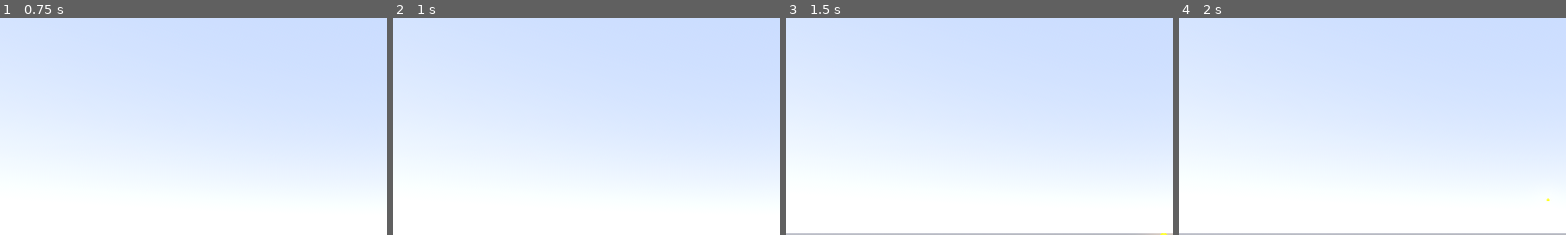
Above: before the commit, frames 1-4 (left to right).
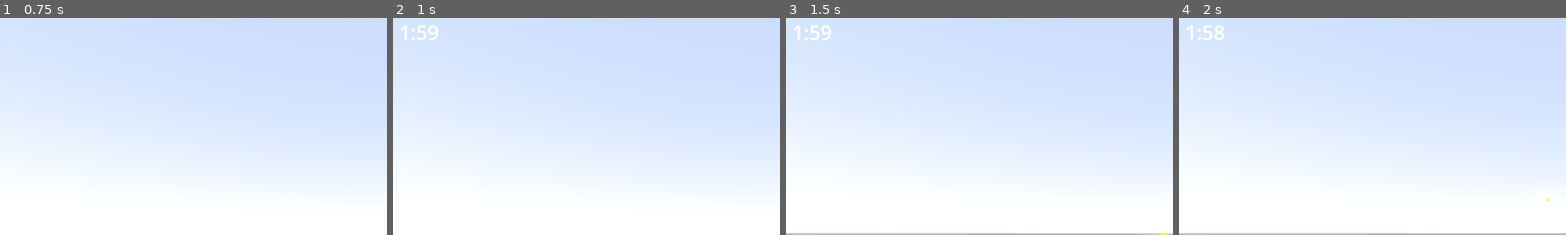
Above: after the commit, the same moments.

Repository: EdBarrancos/Minihit-Xjam23
Game: Godot game, scene res://Game/Scenes/game.tscn
The game is run twice, just before and just after one commit, with the same random seed, the same clock (stepped at 60 frames per second) and the same inputs.
Inputs (mouse positions are % of the whole screen's width and height, from its top left):
- Up to frame 1 (0.75 s): tap Enter at 0.5 s; move the mouse to (55, 50) at 0.52 s; press the mouse at (55, 50) at 0.53 s; hold Up (UP) from 0.53 s (still down)
- Up to frame 2 (1 s): keep holding Up (UP); tap Space (JUMP) at 0.77 s
- Up to frame 3 (1.5 s): keep holding Up (UP); move the mouse to (45, 50) at 1.27 s; release the mouse at (45, 50) at 1.28 s; click (45, 50) at 1.35 s
- Up to frame 4 (2 s): keep holding Up (UP); tap Space (JUMP) at 1.52 s
The pictures show only the part of the screen within x 1-50%, y 0-50%; the shares and areas given below are measured in that part.

Frame 1 is identical in both runs. In frame 2, 0.2% of the frame differs, in the area x 2-12%, y 3-11%; in frame 3, 0.2%; in frame 4, 0.2%.

Commit message:
feat: Add timer to game
Right now it only exits the game

Diff:
--- a/project/Store/Scenes/store.tscn
+++ b/project/Store/Scenes/store.tscn
@@ -1,7 +1,8 @@
-[gd_scene load_steps=11 format=3 uid="uid://da1yajnxnbrpo"]
+[gd_scene load_steps=12 format=3 uid="uid://da1yajnxnbrpo"]
 
 [ext_resource type="Script" path="res://Store/Scripts/store.gd" id="1_d57fn"]
 [ext_resource type="PackedScene" uid="uid://buo5j43idfqcr" path="res://Player/Scenes/player.tscn" id="2_2t2d7"]
+[ext_resource type="PackedScene" uid="uid://bq3ei4rh77djq" path="res://Utils/Scenes/timer.tscn" id="2_n1lct"]
 [ext_resource type="Script" path="res://Store/Scripts/ChildrenManager.gd" id="2_pev48"]
 [ext_resource type="PackedScene" uid="uid://0fjnmd8u6yvw" path="res://Child/Scenes/child.tscn" id="3_6s0l1"]
 [ext_resource type="PackedScene" uid="uid://c8au82xiqgrh1" path="res://Store/Scenes/gameboy.tscn" id="3_qtsws"]
@@ -26,6 +27,8 @@
 
 [node name="Store" type="Node3D"]
 script = ExtResource("1_d57fn")
+
+[node name="Timer" parent="." instance=ExtResource("2_n1lct")]
 
 [node name="ChildrenManager" type="Node3D" parent="." node_paths=PackedStringArray("door")]
 script = ExtResource("2_pev48")
--- /dev/null
+++ b/project/Utils/Scenes/timer.tscn
@@ -0,0 +1,22 @@
+[gd_scene load_steps=2 format=3 uid="uid://bq3ei4rh77djq"]
+
+[ext_resource type="Script" path="res://Utils/Scripts/timer.gd" id="1_krtnu"]
+
+[node name="Timer" type="Control" node_paths=PackedStringArray("label")]
+layout_mode = 3
+anchors_preset = 0
+script = ExtResource("1_krtnu")
+label = NodePath("Label")
+
+[node name="Timer" type="Timer" parent="."]
+process_callback = 0
+autostart = true
+
+[node name="Label" type="Label" parent="."]
+offset_left = 15.0
+offset_right = 536.0
+offset_bottom = 215.0
+theme_override_font_sizes/font_size = 30
+uppercase = true
+
+[connection signal="timeout" from="Timer" to="." method="_on_timer_timeout"]
--- /dev/null
+++ b/project/Utils/Scripts/timer.gd
@@ -0,0 +1,34 @@
+extends Control
+
+var seconds = 0
+var minutes = 0
+var Dseconds = 0
+var Dminutes = 2
+
+@export var label: Label
+
+# Called when the node enters the scene tree for the first time.
+func _ready():
+	_reset_timer()
+
+
+func _on_timer_timeout():
+
+	if seconds == 0:
+		if minutes > 0:
+			minutes -= 1
+			seconds = 60
+	seconds -= 1
+
+	if(seconds < 10):
+		label.set_text(str(minutes) + ":0" + str(seconds))
+	else:
+		label.set_text(str(minutes) + ":" + str(seconds))
+
+	if seconds == 0 and minutes == 0:
+		#Maybe do something different here, like go to scoreboard
+		get_tree().quit()
+
+func _reset_timer():
+	seconds = Dseconds
+	minutes = Dminutes
